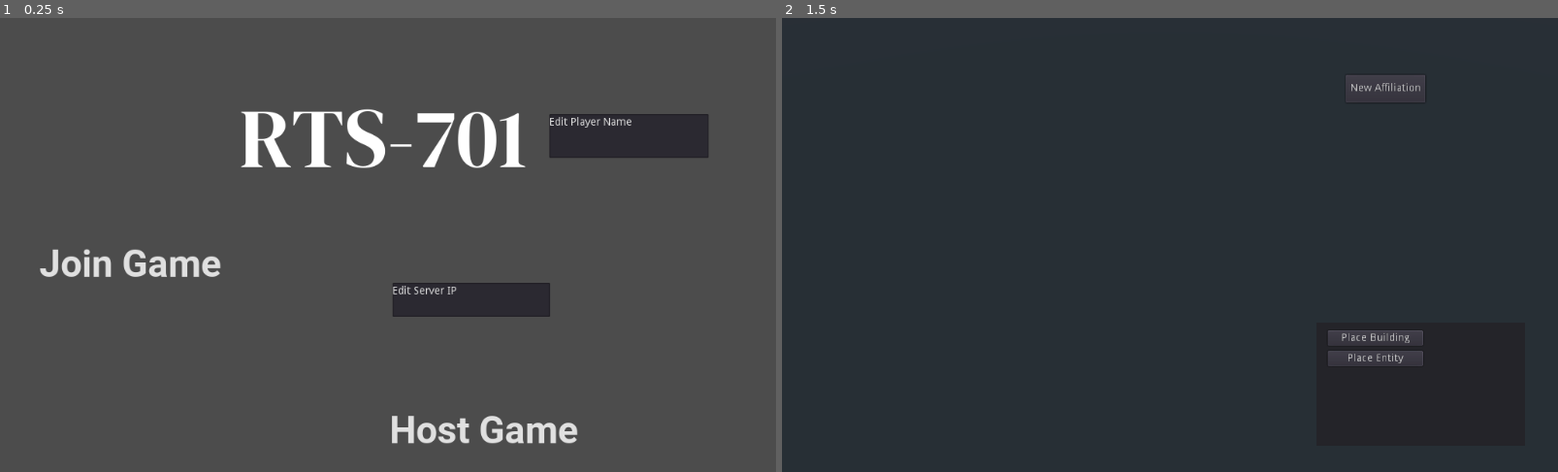
Above: before the commit, frames 1-2 (left to right).
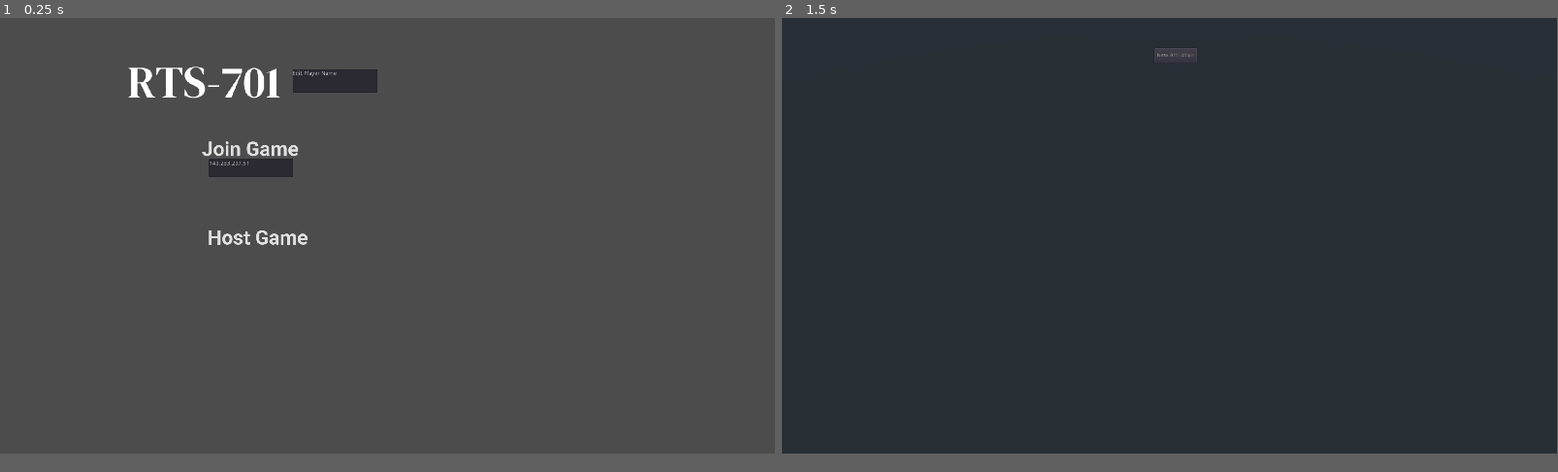
Above: after the commit, the same moments.

Repository: HansGoudey/rts-701
Game: Godot game, scene res://Main.tscn
The game is run twice, just before and just after one commit, with the same random seed, the same clock (stepped at 60 frames per second) and the same inputs.
Inputs (mouse positions are in pixels of both pictures, inside the frame that each line leads up to):
- Up to frame 1 (0.25 s): no input
- Up to frame 2 (1.5 s): tap Enter at 0.5 s; move the mouse to (1340, 222) at 0.52 s; hold S (camera_backward) 0.53-1.25 s; click (1340, 222) at 0.67 s; click "Host Game" at 1.25 s
In our replay, the window is 800x468 before the commit and 799x449 after it. These sizes can differ from the game's own. Grey fills any space a smaller window leaves; there, only what the larger window draws over its background counts as a difference.

The runs differ from the first frame. In frame 1, 8.3% of the frame differs, in the area x 5-92%, y 10-94%; in frame 2, 0.4%.

Commit message:
Building placement updates

Diff:
--- a/RTS-701-Project/Buildings/BuildingBasic.tscn
+++ b/RTS-701-Project/Buildings/BuildingBasic.tscn
@@ -3,7 +3,7 @@
 [ext_resource path="res://Buildings/BuildingBasic.gd" type="Script" id=1]
 [ext_resource path="res://Buildings/Basic.glb" type="PackedScene" id=2]
 
-[node name="BuildingTypeBasic" type="Spatial"]
+[node name="BuildingTypeBasic" type="Node"]
 script = ExtResource( 1 )
 
 [node name="Scene Root" parent="." instance=ExtResource( 2 )]
--- a/RTS-701-Project/Main.gd
+++ b/RTS-701-Project/Main.gd
@@ -156,6 +156,9 @@
 	# Pass the affiliations and players list to the game
 	game_node.affiliations = self.affiliations.duplicate()
 	self.affiliations = null
+
+	# Add the game UI for the player
+	get_player(get_tree().get_network_unique_id()).load_ui()
 
 	game_node.start_game()
 
--- a/RTS-701-Project/Player.gd
+++ b/RTS-701-Project/Player.gd
@@ -38,22 +38,27 @@
 var camera:Camera
 var camera_velocity:Vector3 = Vector3(0, 0, 0)
 
-# Creating a new building
-var building_pos: Vector3 = Vector3(0, 0, 0)
-var create_building: bool = false
+# Creating a new building and unit
+var create_building:bool = false
+var create_unit:bool = false
 
 # Called when the node enters the scene tree for the first time.
 func _ready():
 	camera = get_node("Camera")
-	# Load UI
+
+# Load UI when game is started
+func load_ui():
 	var ui_scene = load("res://UI/GameUI.tscn")
 	var ui_node:Control = ui_scene.instance()
 	add_child(ui_node)
 	ui_node.connect("place_building", self, "place_building_down")
-	assert(ui_node.connect("place_entity", self, "place_entity_down") == OK)
+	assert(ui_node.connect("place_unit", self, "place_unit_down") == OK)
 
 func place_building_down():
 	create_building = true
+
+func place_unit_down():
+	create_unit = true
 
 func create_building():
 	print("creating")
@@ -61,6 +66,7 @@
 	var building_node = building_scene.instance()
 	building_node.translate(project_mouse_to_terrain_plane())
 	add_child(building_node)
+	create_building = false
 
 func camera_movement(delta:float):
 	var camera_acceleration: float = 1
@@ -183,6 +189,7 @@
 				if event.pressed:
 					# Mouse just pressed or has been pressed
 					if create_building:
+						print('Creating building')
 						create_building()
 					else:
 						mouse_down_left = true
--- a/RTS-701-Project/UI/GameUI.gd
+++ b/RTS-701-Project/UI/GameUI.gd
@@ -3,15 +3,15 @@
 #var player:Player = null
 
 signal place_building
-signal place_entity
+signal place_unit
 
 func _ready():
 	# Connect action signals
 	assert($Actions/PlaceBuilding.connect("button_down", self, "place_building_pressed") == OK)
-	assert($Actions/PlaceEntity.connect("button_down", self, "place_entity_pressed") == OK)
+	assert($Actions/PlaceUnit.connect("button_down", self, "place_unit_pressed") == OK)
 
 func place_building_pressed():
 	emit_signal("place_building")
 
-func place_entity_pressed():
-	emit_signal("place_entity")
+func place_unit_pressed():
+	emit_signal("place_unit")
--- a/RTS-701-Project/UI/GameUI.tscn
+++ b/RTS-701-Project/UI/GameUI.tscn
@@ -24,9 +24,9 @@
 margin_bottom = 31.0
 text = "Place Building"
 
-[node name="PlaceEntity" type="Button" parent="Actions"]
+[node name="PlaceUnit" type="Button" parent="Actions"]
 margin_left = 15.0
 margin_top = 38.0082
 margin_right = 141.0
 margin_bottom = 58.0082
-text = "Place Entity"
+text = "Place Unit"
--- a/RTS-701-Project/UI/StartUI.tscn
+++ b/RTS-701-Project/UI/StartUI.tscn
@@ -3,7 +3,6 @@
 [ext_resource path="res://UI/StartUI.gd" type="Script" id=1]
 [ext_resource path="res://Fonts/dmserif_display100.tres" type="DynamicFont" id=2]
 [ext_resource path="res://Fonts/roboto50.tres" type="DynamicFont" id=3]
-
 
 [node name="StartUI" type="Control"]
 anchor_right = 1.0
@@ -53,7 +52,7 @@
 margin_top = 350.42
 margin_right = 726.133
 margin_bottom = 395.42
-text = "Edit Server IP"
+text = "140.233.207.51"
 
 [node name="NameField" type="TextEdit" parent="."]
 margin_left = 725.479
--- a/RTS-701-Project/project.godot
+++ b/RTS-701-Project/project.godot
@@ -66,6 +66,11 @@
 run/main_scene="res://Main.tscn"
 config/icon="res://icon.png"
 
+[display]
+
+window/size/width=1920
+window/size/height=1080
+
 [input]
 
 camera_right={
@@ -105,5 +110,4 @@
 
 [rendering]
 
-quality/directional_shadow/size=8192
 environment/default_environment="res://default_env.tres"
